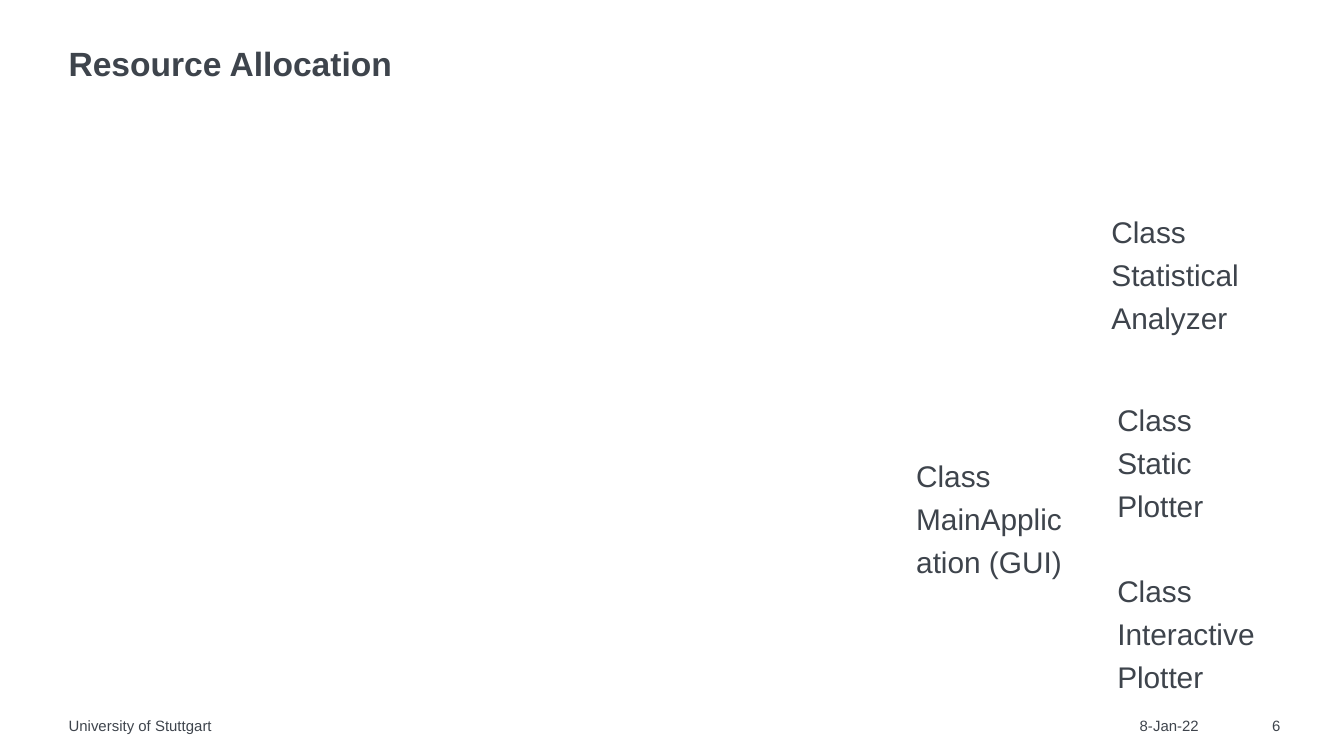
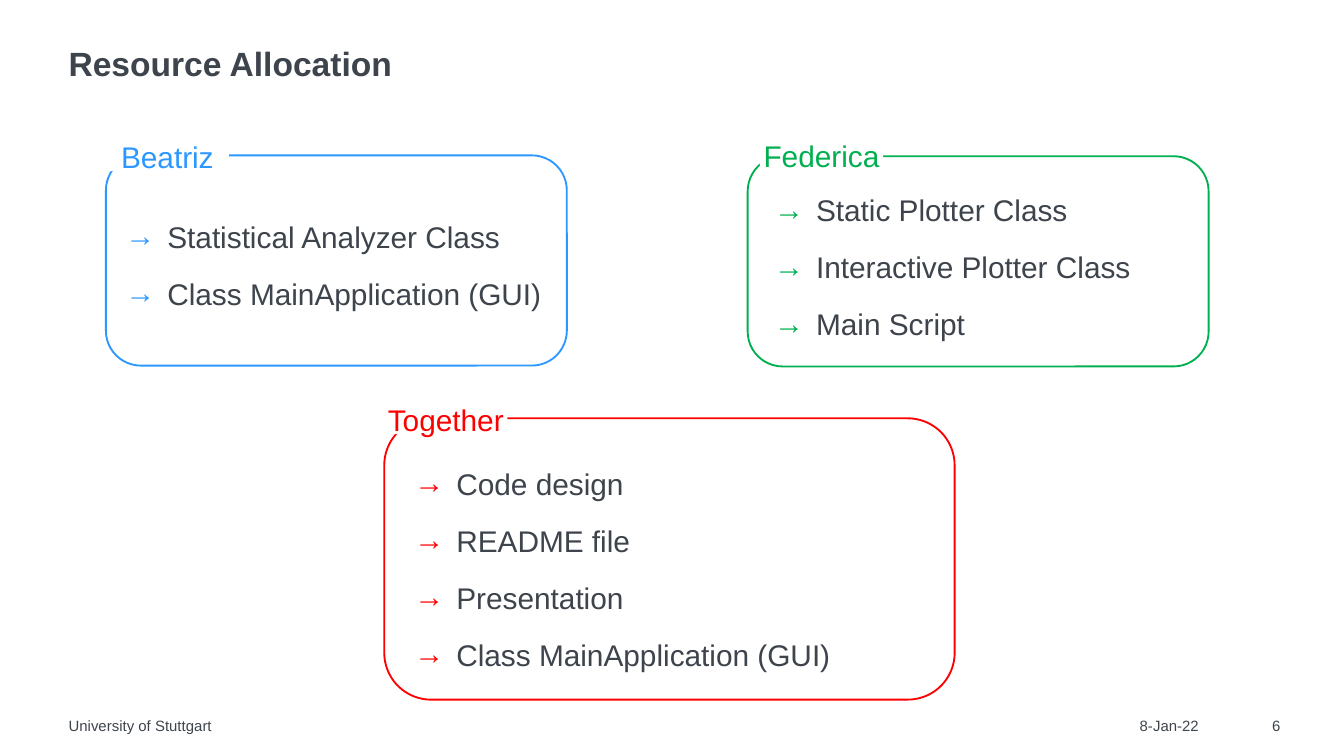
Before and after one commit to federicascolari8/PythonProject, a slide deck: slide 6 of First_Presentation.pptx. Drawn at 1344x756 pixels with LibreOffice and Linux fonts; fonts in the diff are those of the drawing. Boxes give left, top, right and bottom in pixels: in the first picture for what was removed or moved away, otherwise in the second. Text is boxed around its words. In the diff, an @@ line names an element or a change of style, - is before the commit and + after.

```diff
--- a/First_Presentation.pptx
+++ b/First_Presentation.pptx
@@ text added at <box>121,146,214,169</box>, 16 pt, text #2C98FF @@
+Beatriz
@@ rectangle added at <box>761,130,884,169</box>, fill #FFFFFF, 16 pt, text #00B050 @@
+Federica
@@ rounded rectangle added at <box>106,156,567,366</box>, outline #2C98FF 1 pt @@
@@ ellipse added at <box>694,153,1249,374</box>, 16 pt, text #3E444C @@
+→ Static Plotter Class
+→ Interactive Plotter Class
+→ Main Script
@@ rounded rectangle added at <box>747,156,1208,366</box>, outline #00B050 1 pt @@
@@ text "Statistical Analyzer Class": place and size @@
-text "Statistical Analyzer Class" at <box>916,465,1062,578</box>
+text "Statistical Analyzer Class" at <box>167,226,541,311</box>
@@ text at <box>167,226,500,254</box>: paragraph added @@
+→ Statistical Analyzer Class
@@ text removed at <box>1111,221,1238,335</box> @@
-Class Statistical Analyzer
@@ text at <box>167,283,541,311</box>: alignment left to justified; bullet none to → @@
@@ rounded rectangle added at <box>384,418,954,699</box>, outline #FF0000 1 pt @@
@@ text added at <box>388,409,504,437</box>, 16 pt, text #FF0000 @@
+Together
@@ text removed at <box>1117,409,1203,518</box> @@
-Class Static Plotter
@@ text added at <box>456,473,830,672</box>, 16 pt, text #3E444C @@
+→ Code design
+→ README file
+→ Presentation
+→ Class MainApplication (GUI)
@@ text removed at <box>1117,580,1254,689</box> @@
-Class Interactive Plotter
```
Also in this commit, not shown: 2 other slides changed, 1 slide added, 1 slide removed.
